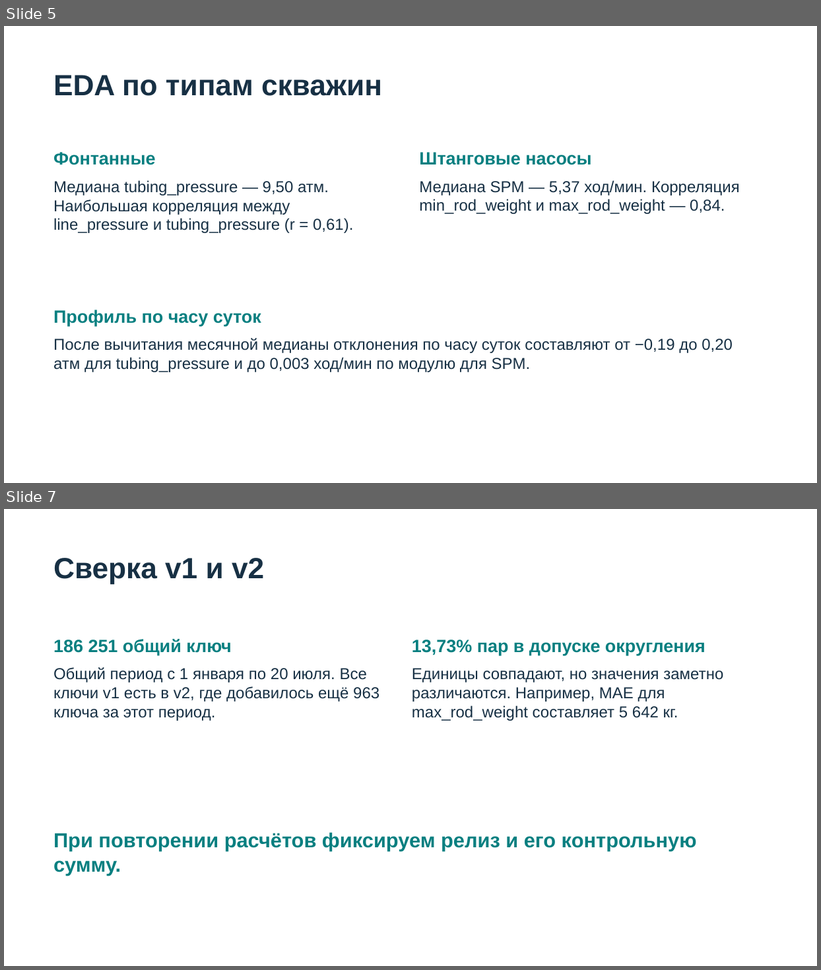
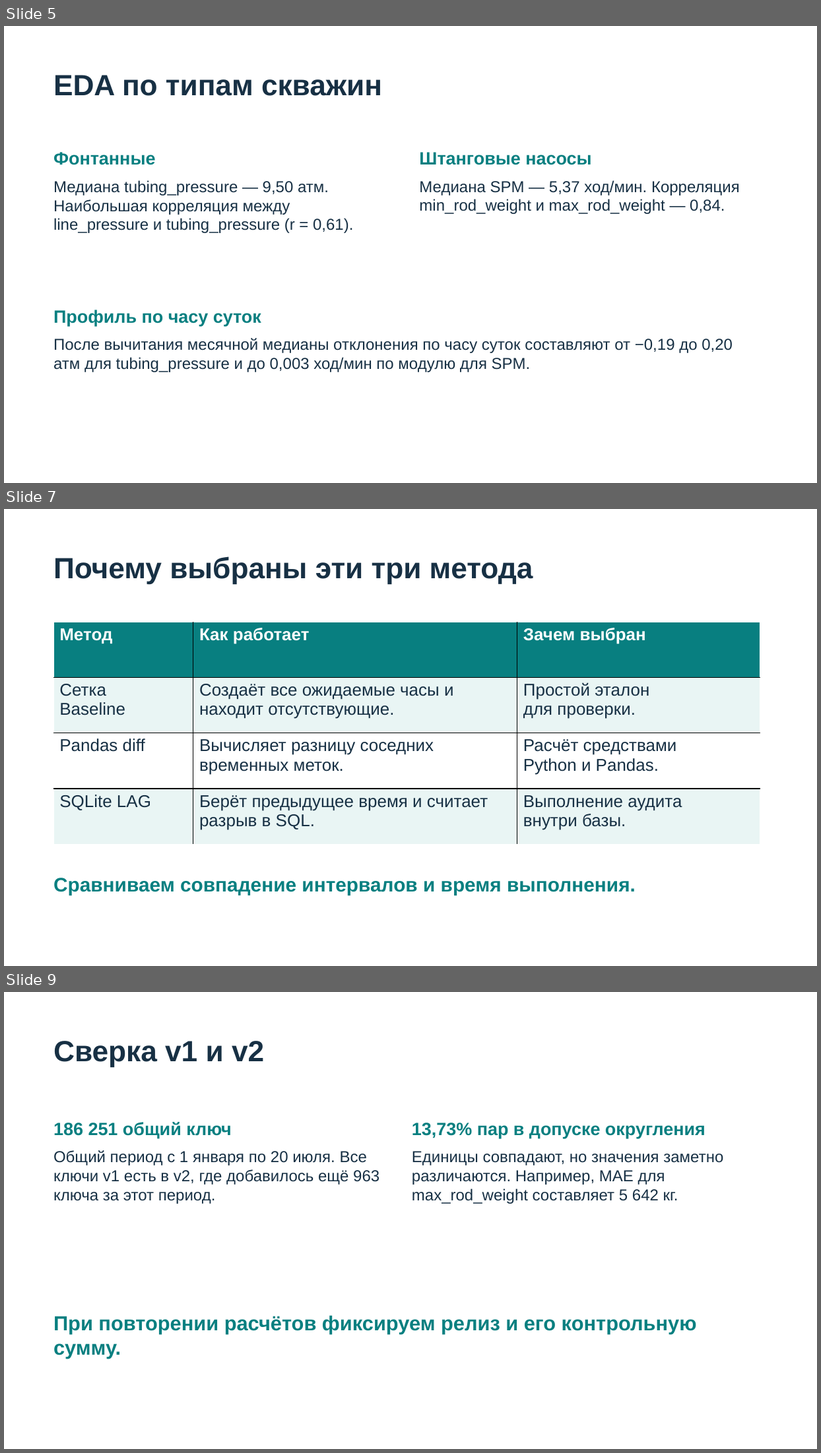
Before and after one commit to Erengayip/NK_sensor_audit_project, a slide deck: docs/NK_sensor_audit.pptx. Shown one above the other, each under a label of ours: slides 5 and 7 before the commit, slides 5, 7 and 9 after it; the slides between them are not shown. The pictures are 821x970 and 821x1453 pixels, drawn with LibreOffice and Linux fonts; fonts in the diff are those of the drawing. Boxes give left, top, right and bottom in pixels: in the first picture for what was removed or moved away, otherwise in the second. Text is boxed around its words. In the diff, an @@ line names an element or a change of style, - is before the commit and + after.

```diff
--- a/docs/NK_sensor_audit.pptx
+++ b/docs/NK_sensor_audit.pptx
@@ slide 7 added at box(4, 509, 817, 966), background #FFFFFF @@
@@ text added at box(54, 557, 533, 584), 34.5 pt, text #173044, bold @@
+Почему выбраны эти три метода
@@ table added at box(54, 622, 760, 844), 4 rows, 3 columns @@
+Метод | Как работает | Зачем выбран
+Сетка / Baseline | Создаёт все ожидаемые часы и находит отсутствующие. | Простой эталон / для проверки.
+Pandas diff | Вычисляет разницу соседних временных меток. | Расчёт средствами / Python и Pandas.
+SQLite LAG | Берёт предыдущее время и считает разрыв в SQL. | Выполнение аудита / внутри базы.
@@ text added at box(54, 878, 636, 895), 23.2 pt, text #087F80, bold @@
+Сравниваем совпадение интервалов и время выполнения.
@@ what was slide 7 is now slide 9 @@
```
Also in this commit, not shown: 2 other slides added, 1 slide removed.
